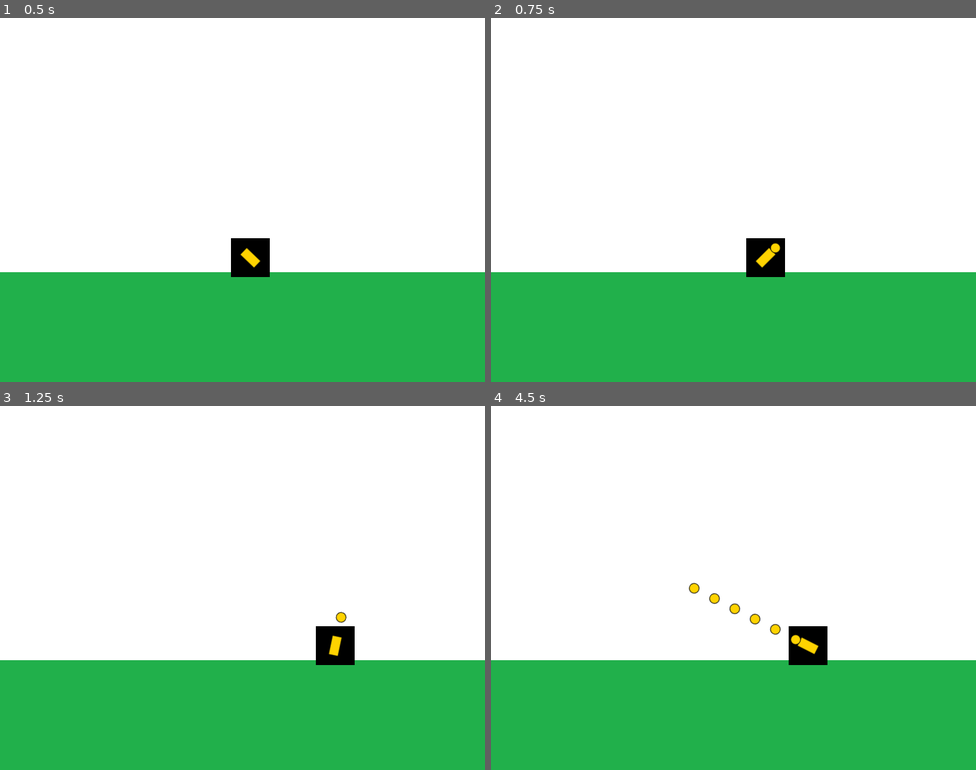
Above: before the commit, frames 1-4 (two rows, left to right).
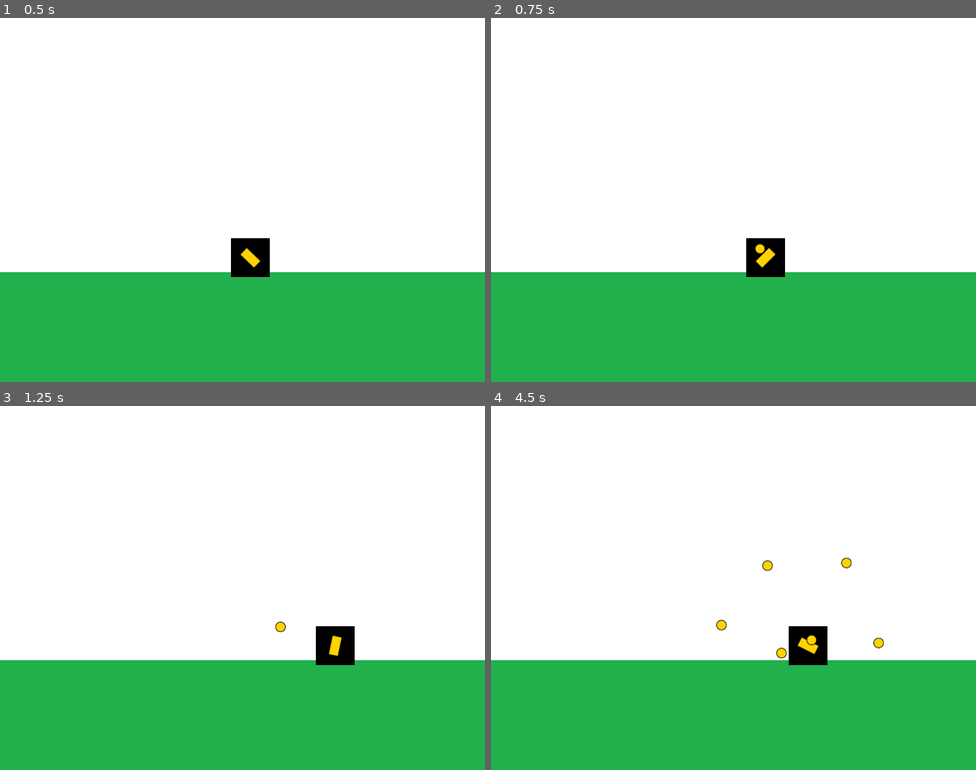
Above: after the commit, the same moments.

Repository: nicolastpi01/entregas-ipv-garcia-nicolas
Game: Godot game, scene res://Main.tscn
Same seed, same stepped clock (60 frames per second), same inputs: the game is played once before the commit and once after it.
Inputs (mouse positions are in pixels of both pictures, inside the frame that each line leads up to):
- Up to frame 1 (0.5 s): no input
- Up to frame 2 (0.75 s): tap Enter at 0.5 s; move the mouse to (840, 181) at 0.52 s; hold D (move_right) from 0.53 s (still down); click (840, 181) at 0.6 s
- Up to frame 3 (1.25 s): keep holding D (move_right)
- Up to frame 4 (4.5 s): move the mouse to (636, 606) at 1.27 s; release D (move_right) at 1.28 s; hold A (move_left) 1.28-2.03 s; click (636, 606) at 1.35 s; move the mouse to (782, 507) at 2.02 s; hold D (move_right) 2.03-3.53 s; click (782, 507) at 2.1 s; move the mouse to (709, 660) at 2.77 s; click (709, 660) at 2.85 s; move the mouse to (879, 642) at 3.52 s; hold A (move_left) from 3.53 s (still down); click (879, 642) at 3.6 s; move the mouse to (588, 533) at 4.27 s; click (588, 533) at 4.35 s

Frame 1 is identical in both runs. In frame 2, less than 0.1% of the frame differs, in the area x 54-60%, y 61-65%; in frame 3, 0.1%; in frame 4, 0.6%, in the area x 40-81%, y 41-70%.

Commit message:
dispara en todas las direcciones

Diff:
--- a/entrega-4-garcia-nicolas/entities/player/AbstractProjectile.gd
+++ b/entrega-4-garcia-nicolas/entities/player/AbstractProjectile.gd
@@ -10,18 +10,18 @@
 
 
 # Called when the node enters the scene tree for the first time.
-#func _ready():
-#	pass
-	#set_physics_process(false)
+func _ready():
+	#pass
+	set_physics_process(false)
 
-#func set_starting_values(starting_position:Vector2, direction: Vector2):
-#	global_position = starting_position
-#	self.direction = direction
-#	set_physics_process(true)
+func set_starting_values(starting_position:Vector2, direction:Vector2):
+	global_position = starting_position
+	self.direction = direction
+	set_physics_process(true)
 
 func _physics_process(delta):
-	position.x += 50 * delta
-	#position += direction*50*delta
+	#position.x += 50 * delta
+	position += direction*50*delta
 # Called every frame. 'delta' is the elapsed time since the previous frame.
 #func _process(delta):
 #	pass
--- a/entrega-4-garcia-nicolas/entities/player/Cannon.gd
+++ b/entrega-4-garcia-nicolas/entities/player/Cannon.gd
@@ -12,11 +12,11 @@
 
 func fire():
 	var projectile_instance:Projectile = projectile_escene.instance()
-	fire_position.add_child(projectile_instance)
+	#fire_position.add_child(projectile_instance)
 	#print(projectile_instance)
 	#fire_position.add_child(projectile_instance)
-	#projectile_container.add_child(projectile_instance)
-	#projectile_instance.set_starting_values(fire_position.global_position)
+	projectile_container.add_child(projectile_instance)
+	projectile_instance.set_starting_values(fire_position.global_position, (fire_position.global_position - global_position).normalized())
 
 
 
Not shown, changed: entrega-4-garcia-nicolas/.mono/metadata/ide_messaging_meta.txt
